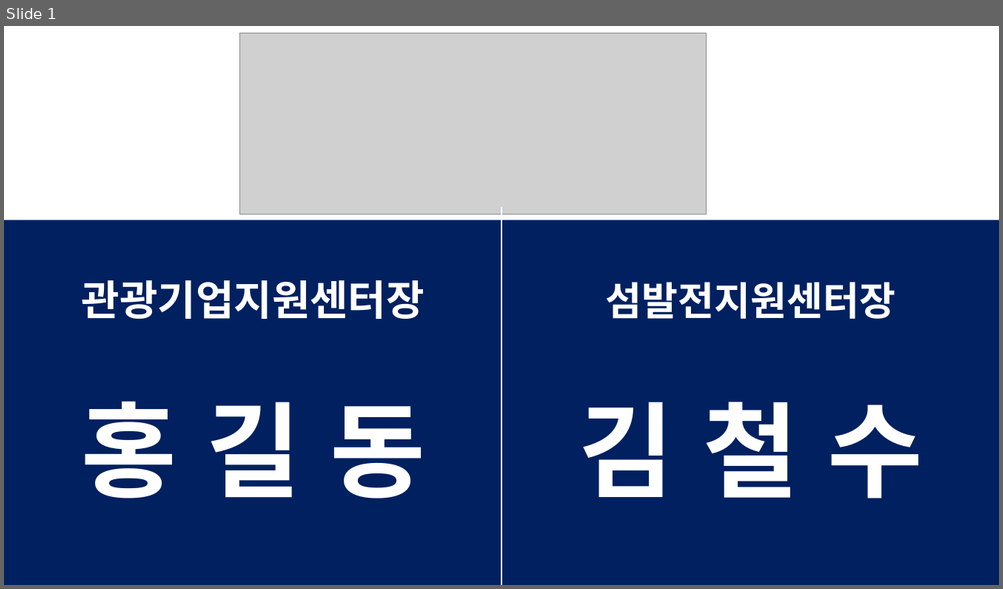
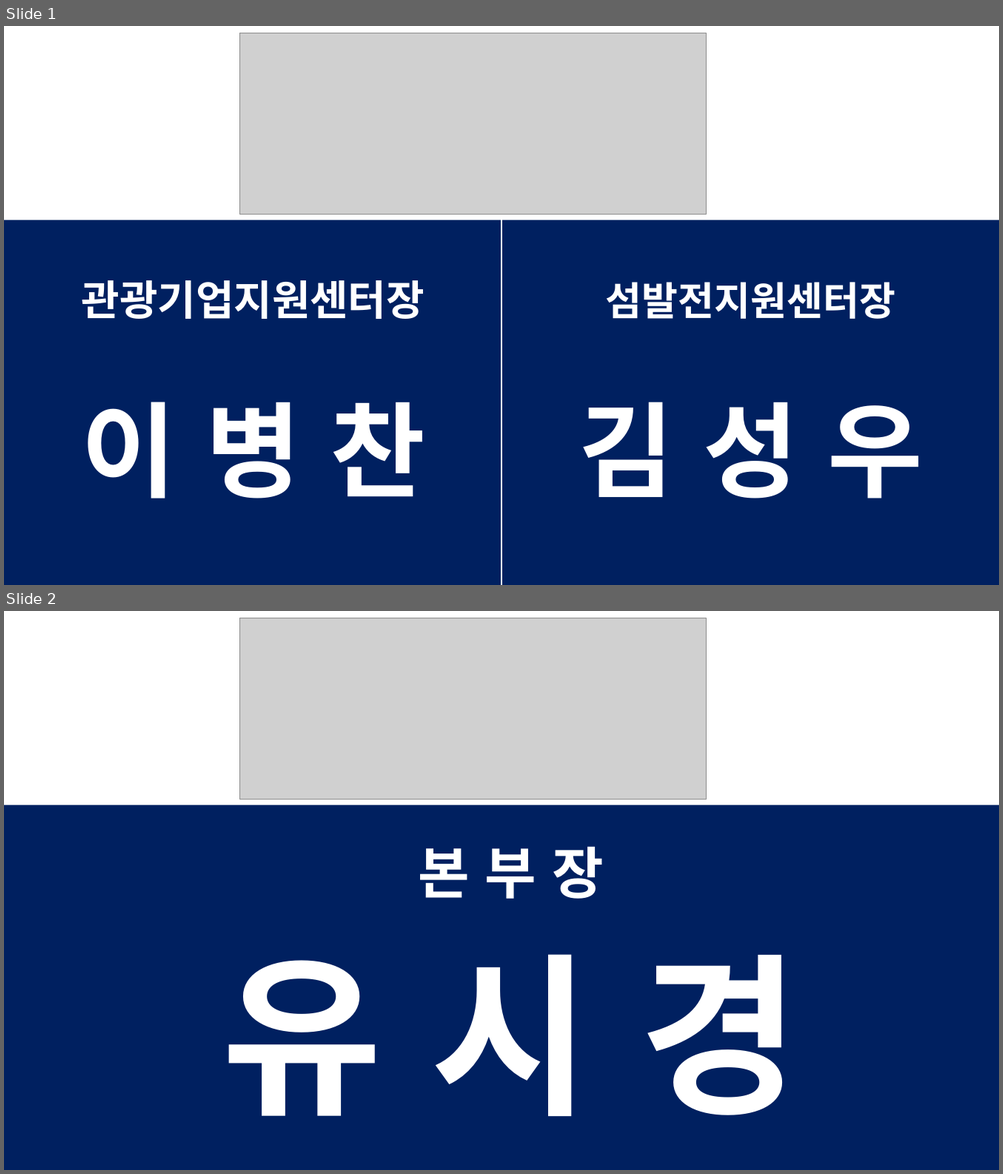
Before and after one commit to Sohyun043011/ppt_jpg, a slide deck: 확간양식.pptx. Shown one above the other, each under a label of ours: slide 1 before the commit, slides 1 and 2 after it. The pictures are 1003x589 and 1003x1174 pixels, drawn with LibreOffice and Linux fonts; fonts in the diff are those of the drawing; grey boxes stand for pictures. Boxes give left, top, right and bottom in pixels: in the first picture for what was removed or moved away, otherwise in the second. Text is boxed around its words. In the diff, an @@ line names an element or a change of style, - is before the commit and + after.

```diff
--- a/확간양식.pptx
+++ b/확간양식.pptx
@@ slide 2 added at [4, 611, 999, 1170], background #FFFFFF @@
@@ picture added at [240, 618, 706, 800] @@
@@ rectangle added at [4, 805, 999, 1170], fill #002060 @@
@@ text added at [418, 846, 604, 899], 54 pt, text #FFFFFF, bold @@
+본 부 장
@@ title added at [222, 954, 800, 1117], 168 pt, text #FFFFFF, bold @@
+유 시 경
@@ slide 1 changed as well @@
@@ text at [81, 402, 425, 499]: text changed @@
-홍 길 동
+이 병 찬
@@ text at [578, 402, 922, 499]: text changed @@
-김 철 수
+김 성 우
```
Also in this commit, not shown: 14 slides removed, 4 other files.
